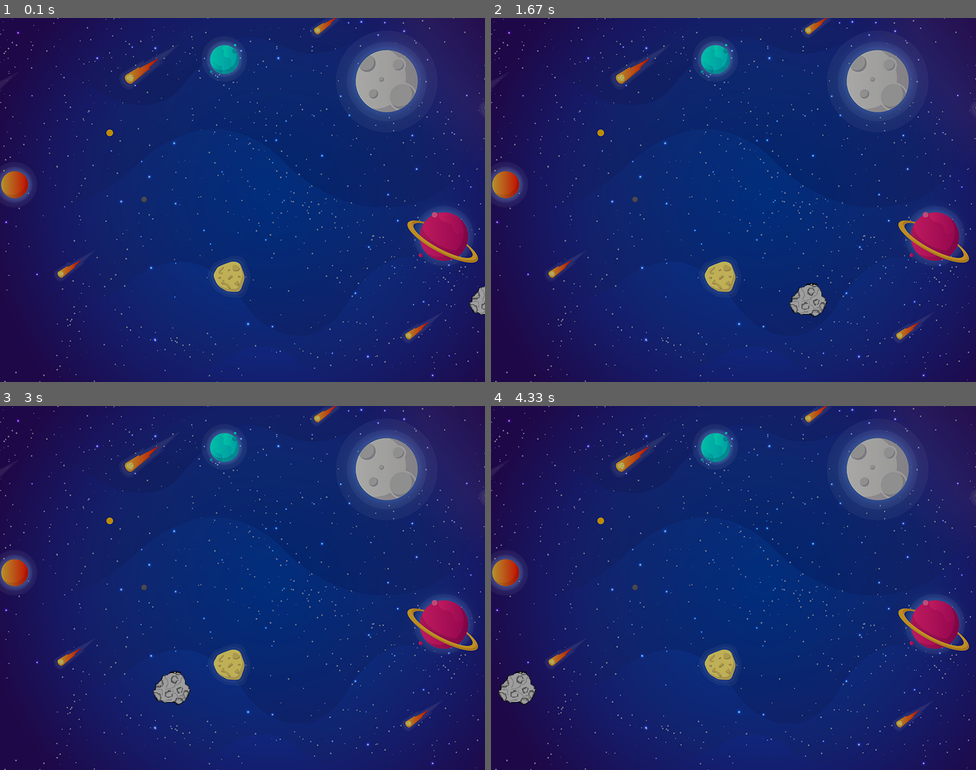
Above: before the commit, frames 1-4 (two rows, left to right).
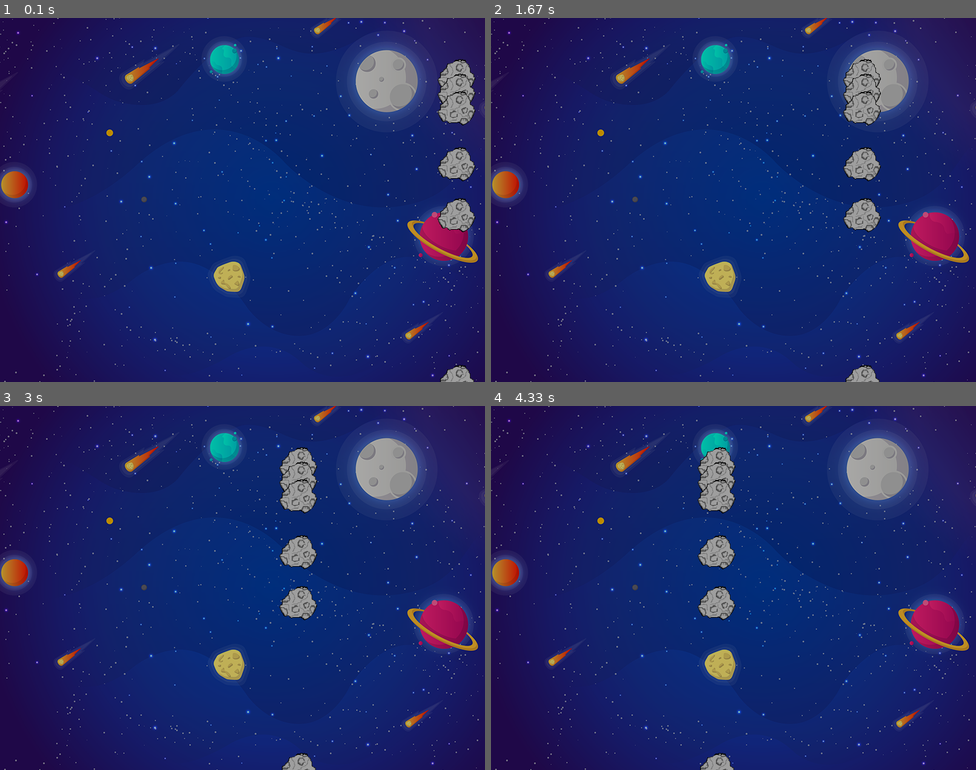
Above: after the commit, the same moments.

Repository: Sema-1054531/werkplaats-1-pygame
Game: pygame game, started from enemy.py
Same seed, same stepped clock (60 frames per second), same inputs: the game is played once before the commit and once after it.
Inputs:
- Up to frame 1 (0.1 s): no input
- Up to frame 2 (1.67 s): no input
- Up to frame 3 (3 s): no input
- Up to frame 4 (4.33 s): no input

The runs differ from the first frame. In frame 1, 2.5% of the frame differs, in the area x 90-100%, y 11-100%; in frame 2, 2.4%; in frame 3, 2.8%, in the area x 31-66%, y 11-100%; in frame 4, 2.8%.

Commit message:
added multiple enemies

Diff:
--- a/enemy.py
+++ b/enemy.py
@@ -1,46 +1,67 @@
+# import
 import pygame
 import random
 from random import randrange
 
+# initialise pygame
 pygame.init()
 
-# Background
+# screen
 screen_width = 800
 screen_height = 600
 screen = pygame.display.set_mode((screen_width, screen_height))
 
-# Enemies
-METEOR = pygame.image.load("images/meteor.png")
-
-# Background
+# background
 background = pygame.image.load('background.png')
 
+# enemy
+enemyImg = []
+enemyX = []
+enemyY = []
+enemyX_change = []
+enemyY_change = []
+num_of_enemies = 6
 
-enemy_x_pos = 0
-enemy_y_pos = random.randrange(screen_height)
-enemy_speed = -3
+# multiple enemies
+for i in range(num_of_enemies):
+    enemyImg.append(pygame.image.load('images/meteor.png'))
+    enemyX.append(736)
+    enemyY.append(random.randrange(screen_height))
+    enemyX_change.append(-1.5)
+    enemyY_change.append(-1.5)
 
-def add_enemy_at_location(x, y):
-    screen.blit(METEOR, (x, y))
+# enemy function
+def add_enemy_at_location(x, y, i):
+    screen.blit(enemyImg[i], (x, y))
 
+# game loop
 running = True
+while running:
 
-while running:
+    # background image
+    screen.blit(background, (0, 0))
+
+    # check events
     for event in pygame.event.get():
         if event.type == pygame.QUIT:
             running = False
 
-    enemy_x_pos += enemy_speed
-    if enemy_speed >0:
-        if enemy_x_pos >= screen_width:
-            enemy_x_pos = 0
-            enemy_y_pos = randrange(screen_height)
+    # move enemies
+    for i in range(num_of_enemies):
 
-    if enemy_speed <0:
-        if enemy_x_pos <= 0:
-            enemy_x_pos = 800
-            enemy_y_pos = randrange(screen_height)
+        enemyX[i] += enemyX_change[i]
+        if enemyX_change[i] > 0:
+            if enemyX[i] >= screen_width:
+                enemyX[i] = 0
+                enemyY[i] = randrange(screen_height)
 
-    screen.blit(background, (0, 0))
-    add_enemy_at_location(enemy_x_pos, enemy_y_pos)
+        if enemyY_change[i] < 0:
+            if enemyX[i] <= 0:
+                enemyX[i] = 800
+                enemyY[i] = randrange(screen_height)
+
+        # fuction call enemy
+        add_enemy_at_location(enemyX[i], enemyY[i], i)
+
+    # update
     pygame.display.update()
